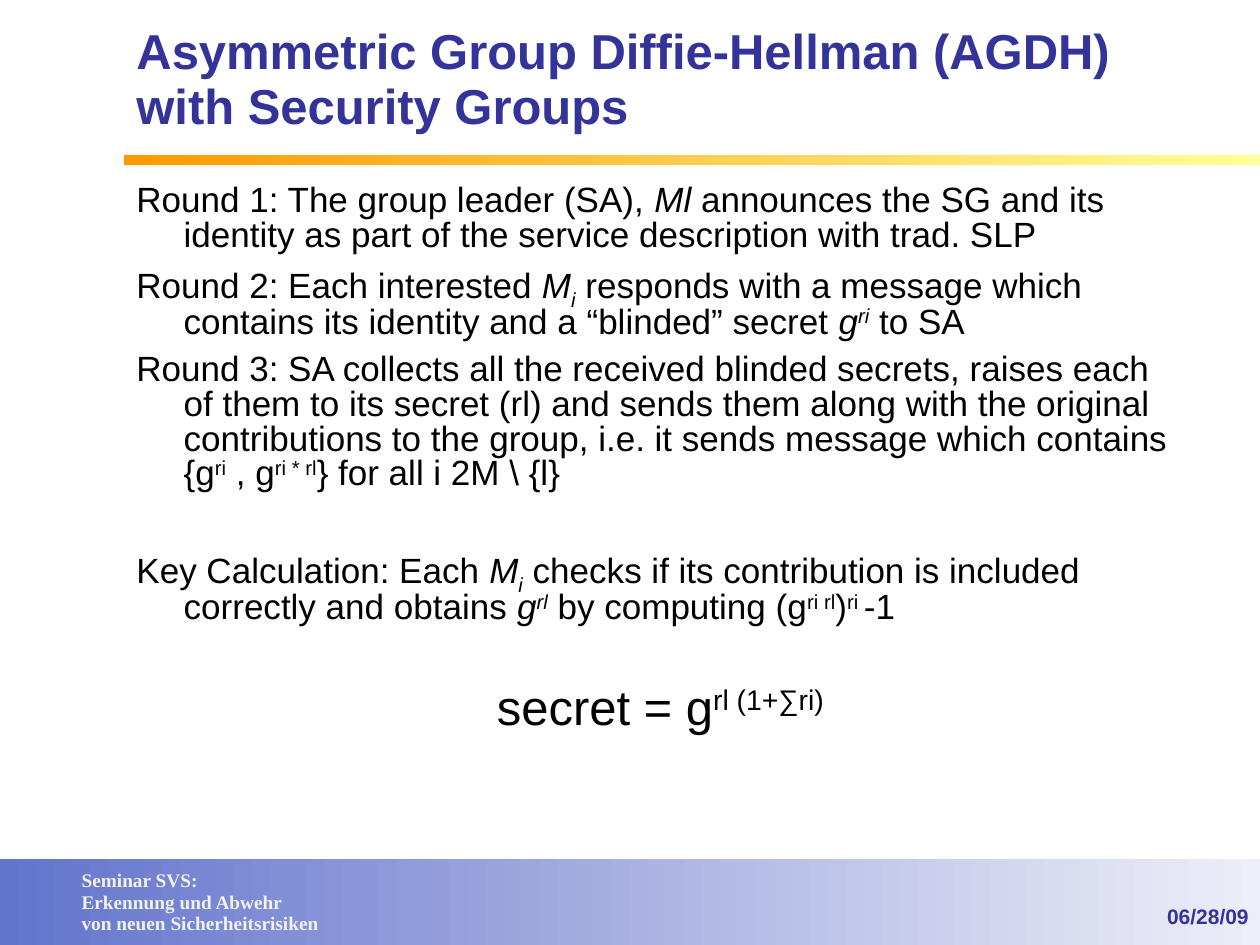
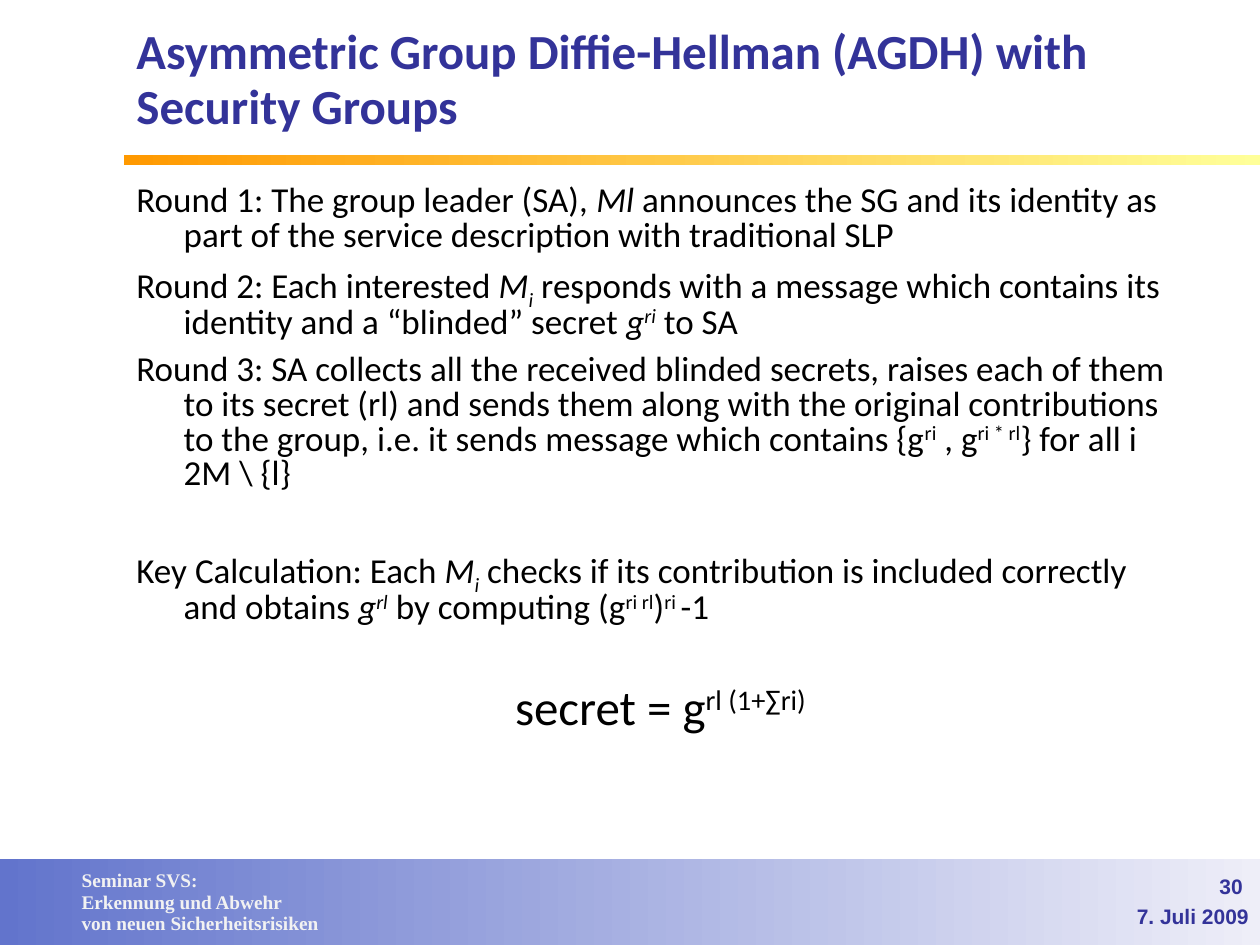
Before and after one commit to lemmy/SecuredSLP, a slide deck: slide 30 of doc/Service Discovery in open networks.ppt (slide 23 before the commit). Drawn at 1260x945 pixels with LibreOffice and Linux fonts; fonts in the diff are those of the drawing; background and template pictures are left out. Boxes give left, top, right and bottom in pixels: in the first picture for what was removed or moved away, otherwise in the second. Text is boxed around its words. In the diff, an @@ line names an element or a change of style, - is before the commit and + after.

Commit message:
Folien: Style einheitlich gemacht, kleine Fehler korrigiert, Use Case und Slider eingefuegt

```diff
--- a/doc/Service Discovery in open networks.ppt
+++ b/doc/Service Discovery in open networks.ppt
@@ title "Asymmetric Group Diffie-Hellman (AGDH) with ..." at <box>136,33,1088,132</box>: font Arial to Calibri @@
@@ text at <box>136,186,1156,253</box>: text changed; font Arial to Calibri @@
-Round 1: The group leader (SA), Ml announces the SG and its identity as part of the service description with trad. SLP
+Round 1: The group leader (SA), Ml announces the SG and its identity as part of the service description with traditional SLP
@@ text at <box>136,273,1165,726</box>: font Arial to Calibri in "Round 2: Each interested Mi responds with ...", "Round 3: SA collects all the received ...", "Key Calculation: Each Mi checks if its ...", "secret = grl (1+∑ri)" @@
@@ page number added at <box>1219,879,1242,894</box>, 12 pt, text #333399, bold @@
+30
@@ text at <box>1137,909,1249,924</box>: text changed @@
-06/28/09
+7. Juli 2009
```
Also in this commit, not shown: 31 other slides changed, 12 slides added, 2 slides removed.
